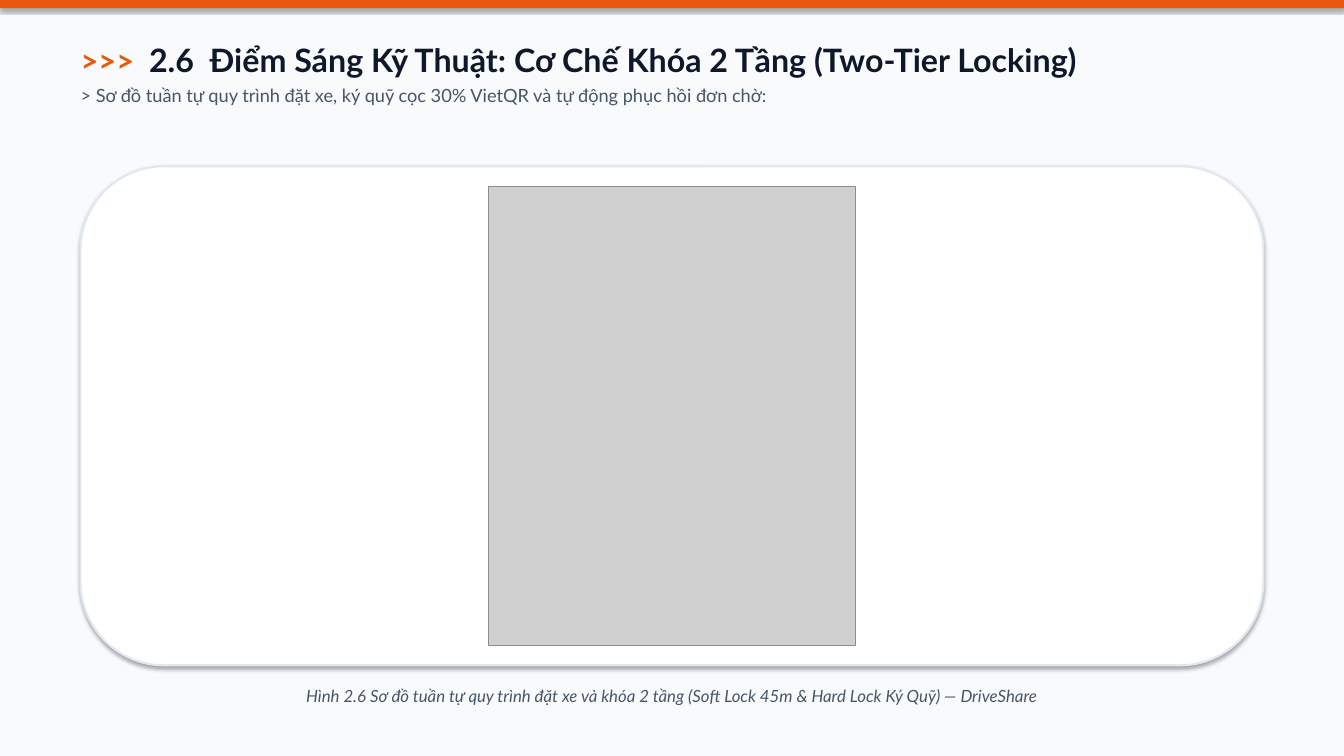
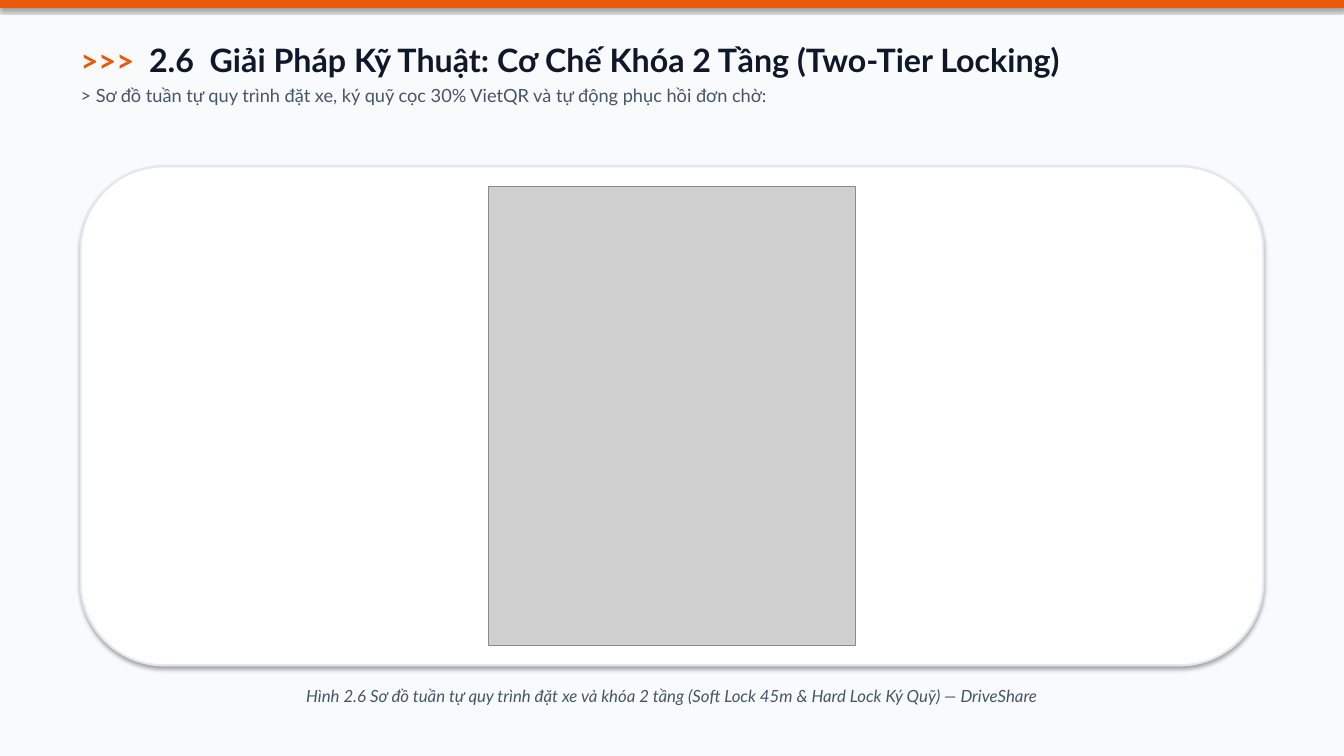
Before and after one commit to em123ngao-arch/thueXe_Online, a slide deck: slide 10 of docs/Slide_Bao_Ve_Do_An_DriveShare_K4.pptx. Drawn at 1344x756 pixels with LibreOffice and Linux fonts; fonts in the diff are those of the drawing; grey boxes stand for pictures. Boxes give left, top, right and bottom in pixels: in the first picture for what was removed or moved away, otherwise in the second. Text is boxed around its words. In the diff, an @@ line names an element or a change of style, - is before the commit and + after.

```diff
--- a/docs/Slide_Bao_Ve_Do_An_DriveShare_K4.pptx
+++ b/docs/Slide_Bao_Ve_Do_An_DriveShare_K4.pptx
@@ text at [149,46,1059,78]: text changed @@
->>> 2.6 Điểm Sáng Kỹ Thuật: Cơ Chế Khóa 2 Tầng (Two-Tier Locking)
+>>> 2.6 Giải Pháp Kỹ Thuật: Cơ Chế Khóa 2 Tầng (Two-Tier Locking)
```
Also in this commit, not shown: 15 other slides changed, 2 slides removed, 38 other files.
